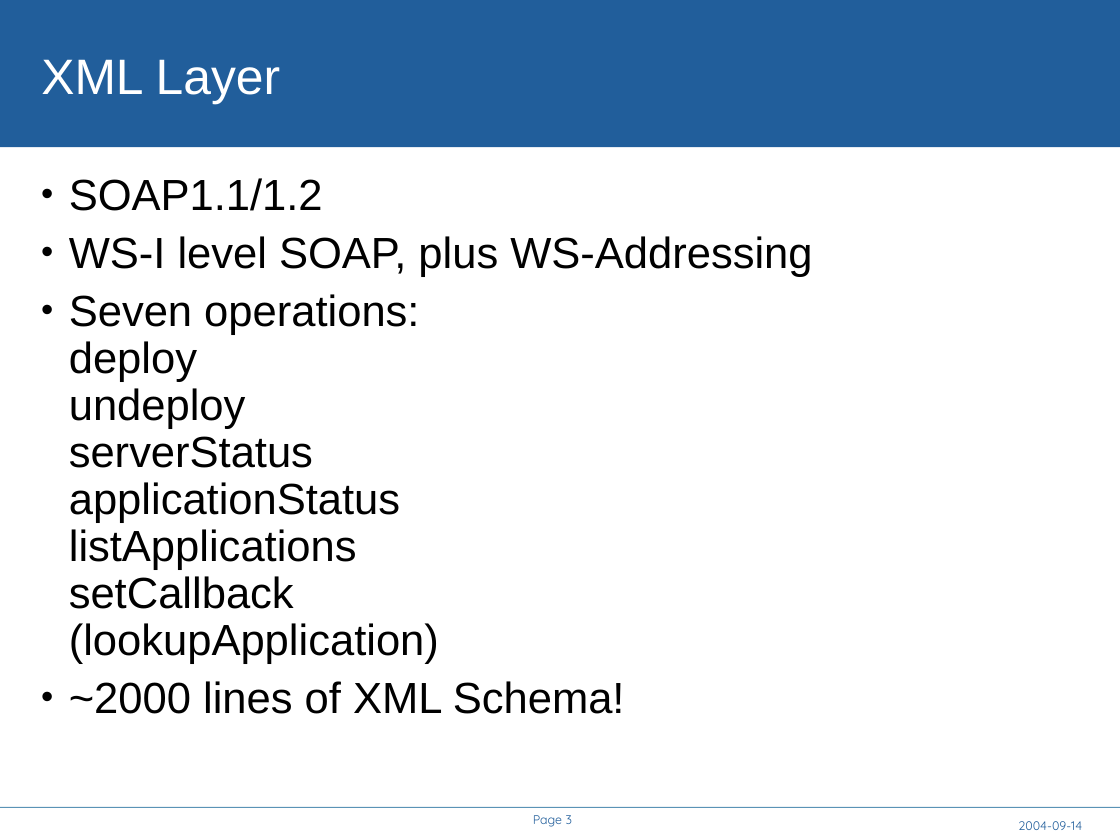
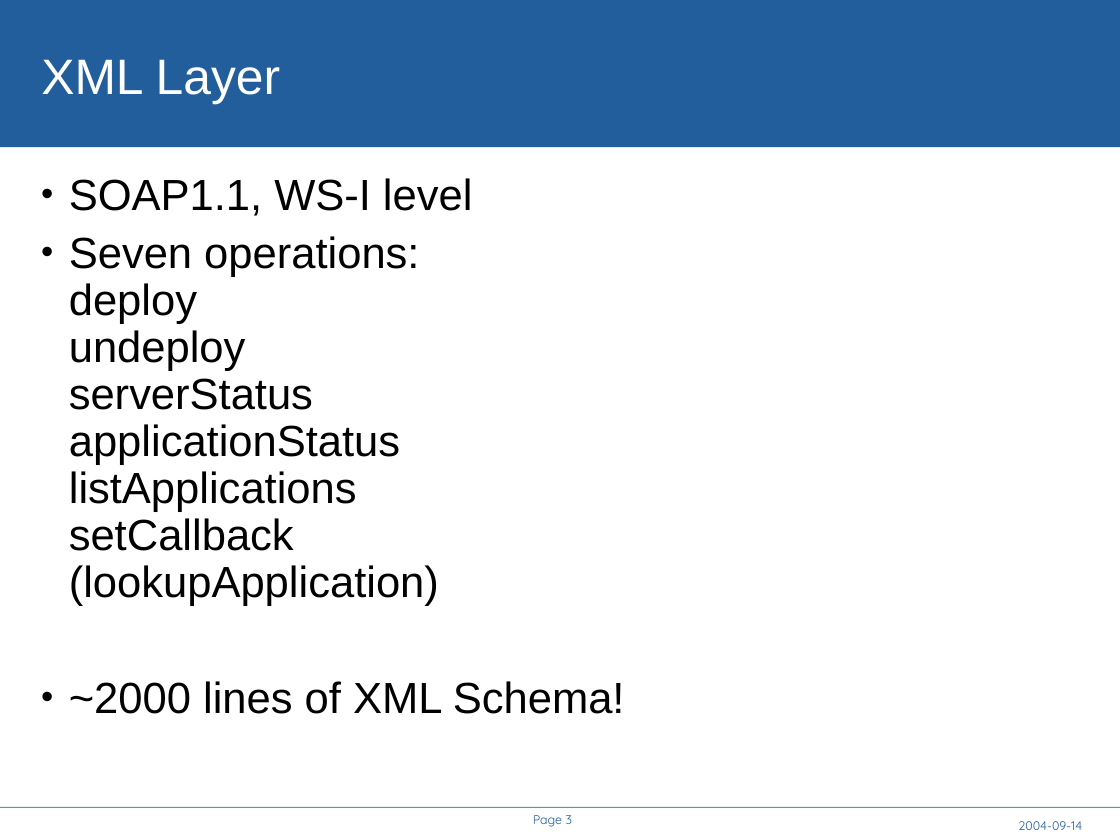
Before and after one commit to rhusar/smartfrog, a slide deck: slide 3 of core/components/cddlm/doc/A Service API for deployment.ppt. Drawn at 1120x840 pixels with LibreOffice and Linux fonts; fonts in the diff are those of the drawing; background and template pictures are left out. Boxes give left, top, right and bottom in pixels: in the first picture for what was removed or moved away, otherwise in the second. Text is boxed around its words. In the diff, an @@ line names an element or a change of style, - is before the commit and + after.

```diff
--- a/core/components/cddlm/doc/A Service API for deployment.ppt
+++ b/core/components/cddlm/doc/A Service API for deployment.ppt
@@ text at (69,178,473,216): text changed @@
-• SOAP1.1/1.2
-• WS-I level SOAP, plus WS-Addressing
+• SOAP1.1, WS-I level
```
Also in this commit, not shown: 7 other slides changed, 2 slides added, 1 slide removed, 2 other files.
